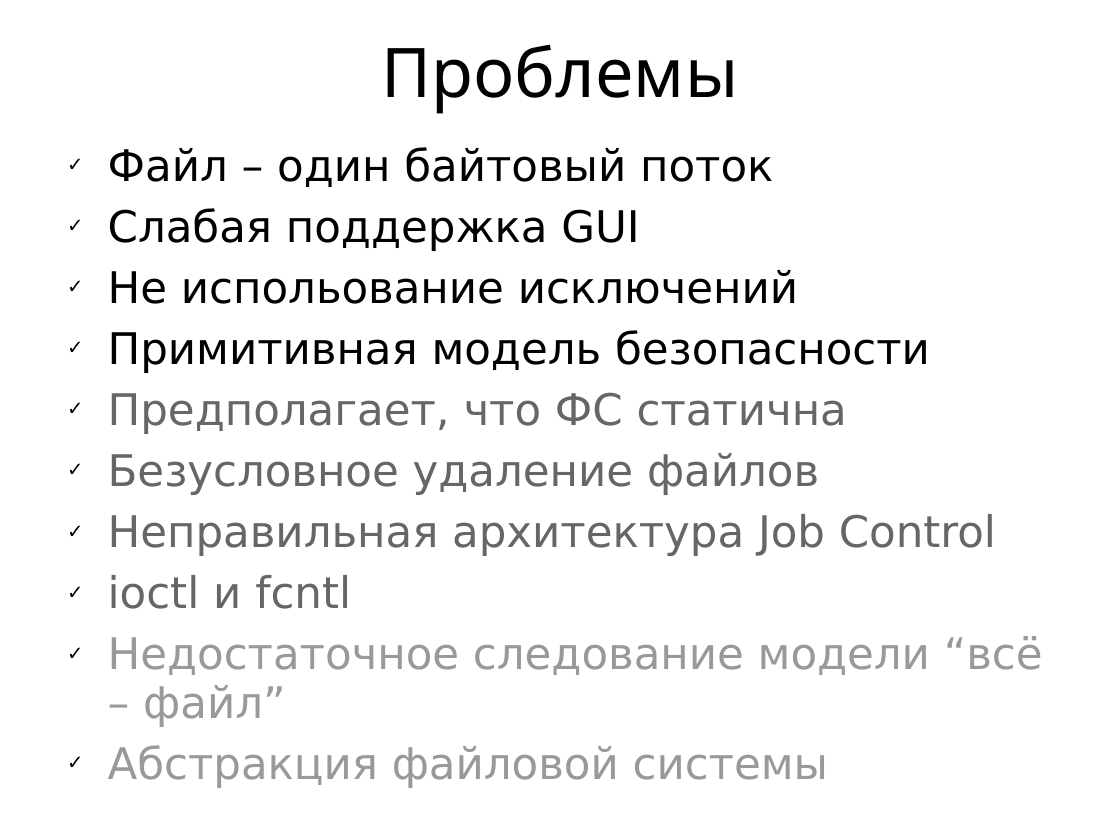
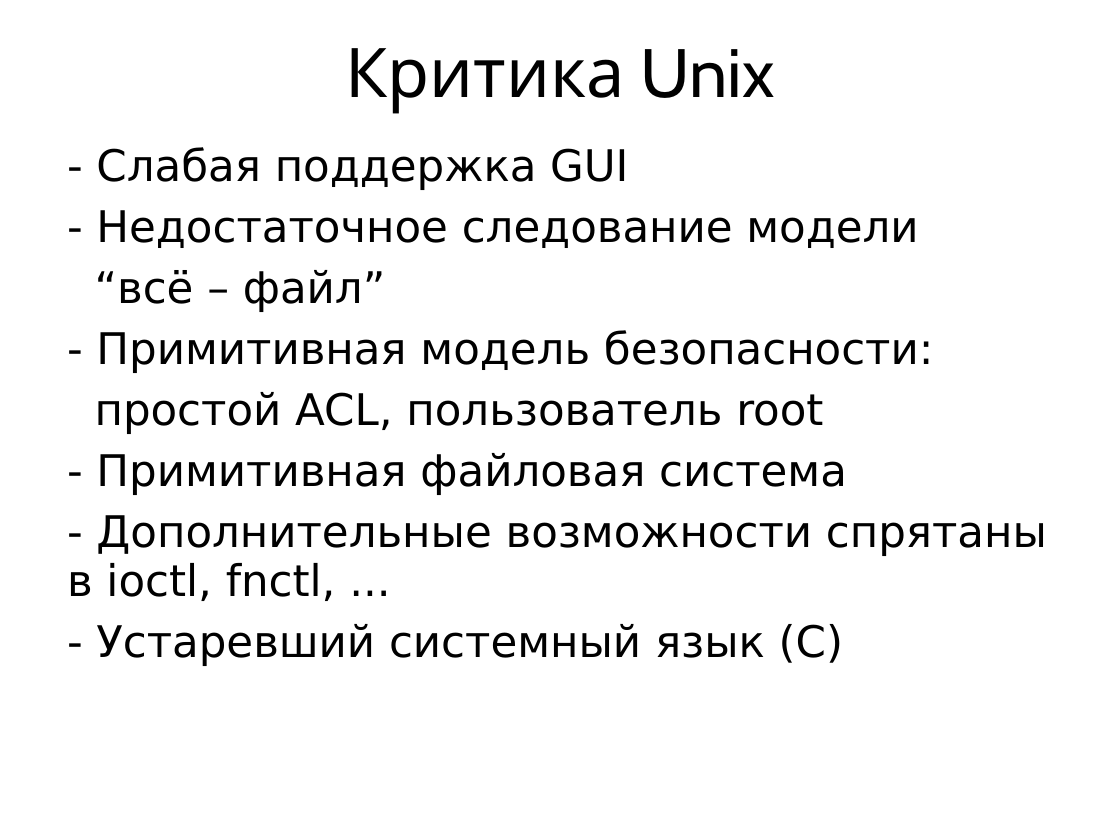
Before and after one commit to vseloved/kpi-spos, a slide deck: slide 4 of lec/11-unix/unix.ppt (slide 6 before the commit). Drawn at 1120x840 pixels with LibreOffice and Linux fonts; fonts in the diff are those of the drawing. Boxes give left, top, right and bottom in pixels: in the first picture for what was removed or moved away, otherwise in the second. Text is boxed around its words. In the diff, an @@ line names an element or a change of style, - is before the commit and + after.

```diff
--- a/lec/11-unix/unix.ppt
+++ b/lec/11-unix/unix.ppt
@@ title at (345, 48, 775, 114): text changed @@
-Проблемы
+Критика Unix
@@ text at (67, 147, 1047, 666): text changed; text colour #666666 to #000000 @@
-✓ Файл – один байтовый поток
-✓ Слабая поддержка GUI
-✓ Не испольование исключений
-✓ Примитивная модель безопасности
-✓ Предполагает, что ФС статична
-✓ Безусловное удаление файлов
-✓ Неправильная архитектура Job Control
-✓ ioctl и fcntl
-✓ Недостаточное следование модели “всё – файл”
-✓ Абстракция файловой системы
+- Слабая поддержка GUI
+- Недостаточное следование модели
+“всё – файл”
+- Примитивная модель безопасности:
+простой ACL, пользователь root
+- Примитивная файловая система
+- Дополнительные возможности спрятаны в ioctl, fnctl, ...
+- Устаревший системный язык (C)
```
Also in this commit, not shown: 3 other slides changed, 3 slides added, 7 slides removed, 56 other files.
